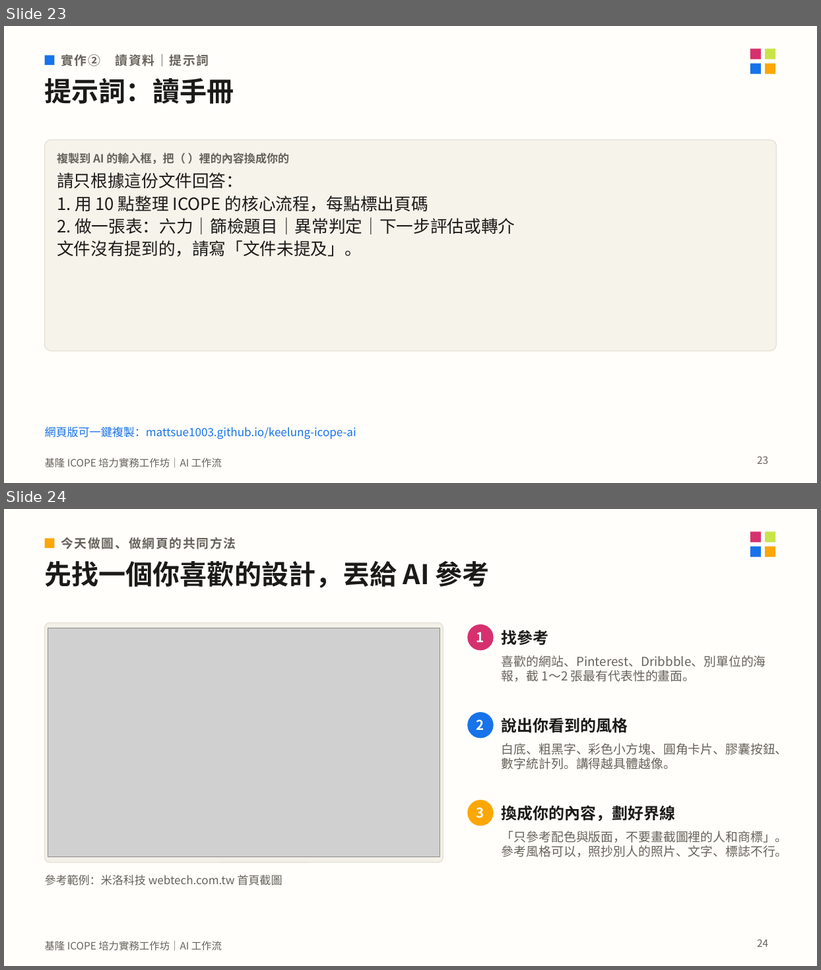
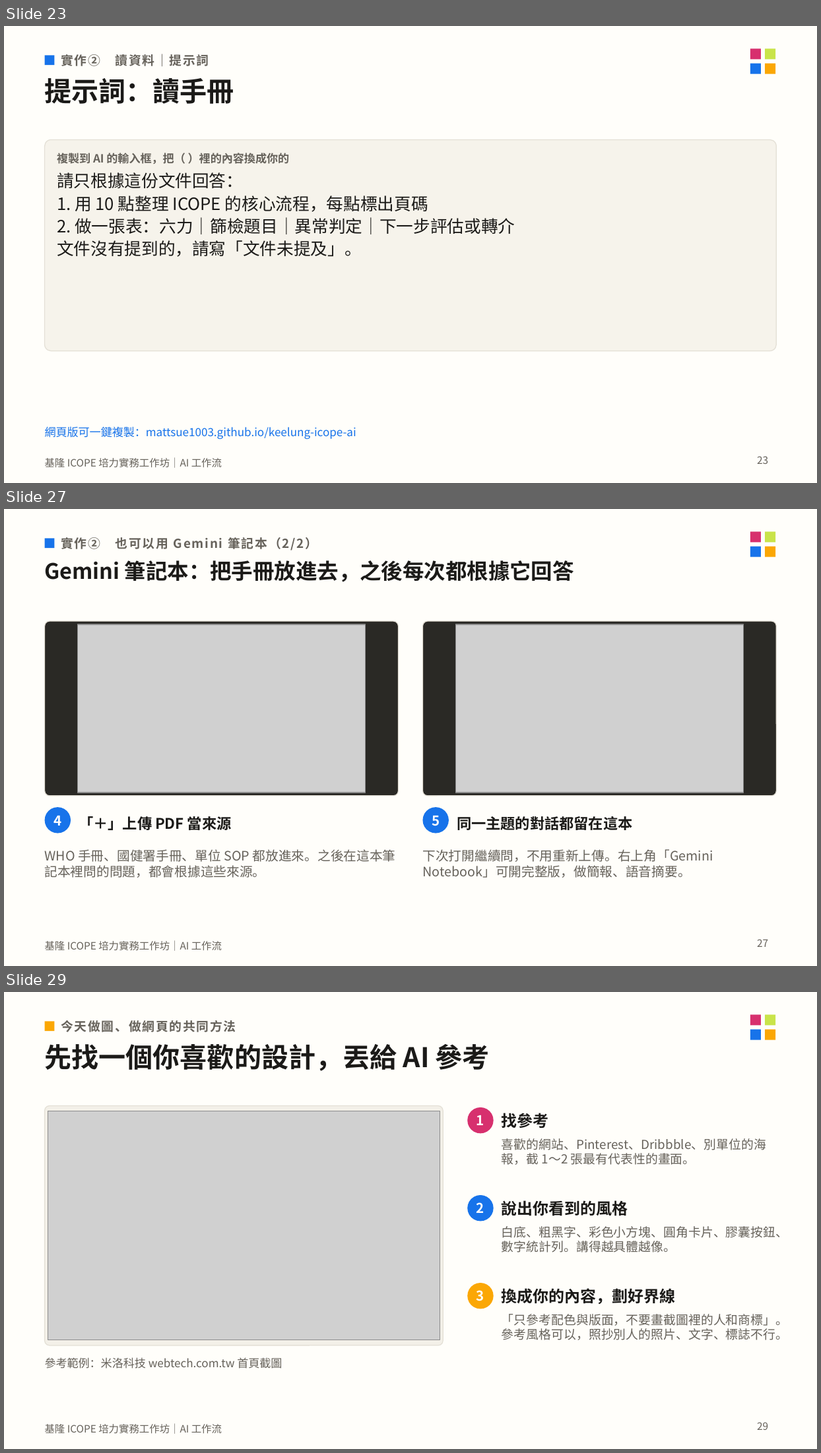
Before and after one commit to mattsue1003/keelung-icope-ai, a slide deck: 基隆ICOPE_AI工作坊_講義.pptx. Shown one above the other, each under a label of ours: slides 23 and 24 before the commit, slides 23, 27 and 29 after it; the slides between them are not shown. The pictures are 821x970 and 821x1453 pixels, drawn with LibreOffice and Linux fonts; fonts in the diff are those of the drawing; grey boxes stand for pictures. Boxes give left, top, right and bottom in pixels: in the first picture for what was removed or moved away, otherwise in the second. Text is boxed around its words. In the diff, an @@ line names an element or a change of style, - is before the commit and + after.

```diff
--- a/基隆ICOPE_AI工作坊_講義.pptx
+++ b/基隆ICOPE_AI工作坊_講義.pptx
@@ slide 27 added at [4, 509, 817, 966], background #FFFEFA; not listed: 5 template elements that a slide beside it also shows @@
@@ rectangle added at [45, 538, 54, 548], fill #1773EA @@
@@ text added at [61, 537, 318, 551], 11 pt, text #66625B, bold @@
+實作② 也可以用 Gemini 筆記本（2/2）
@@ text added at [45, 560, 574, 582], 19 pt, text #1B1A18, bold @@
+Gemini 筆記本：把手冊放進去，之後每次都根據它回答
@@ rounded rectangle added at [45, 621, 399, 796], fill #2A2925, outline #E4E0D6 0.75 pt @@
@@ picture added at [78, 625, 366, 793] @@
@@ rounded rectangle added at [422, 621, 776, 796], fill #2A2925, outline #E4E0D6 0.75 pt @@
@@ picture added at [456, 625, 744, 793] @@
@@ ellipse added at [45, 807, 71, 834], fill #1773EA @@
@@ text added at [54, 815, 61, 826], 12 pt, text #FFFFFF, bold @@
+4
@@ text added at [79, 817, 232, 830], 13 pt, text #1B1A18, bold @@
+「＋」上傳 PDF 當來源
@@ ellipse added at [422, 807, 449, 834], fill #1773EA @@
@@ text added at [432, 815, 440, 826], 12 pt, text #FFFFFF, bold @@
+5
@@ text added at [457, 817, 632, 830], 13 pt, text #1B1A18, bold @@
+同一主題的對話都留在這本
@@ text added at [45, 850, 396, 878], 11.5 pt, text #66625B @@
+WHO 手冊、國健署手冊、單位 SOP 都放進來。之後在這本筆記本裡問的問題，都會根據這些來源。
@@ text added at [422, 850, 713, 878], 11.5 pt, text #66625B @@
+下次打開繼續問，不用重新上傳。右上角「Gemini Notebook」可開完整版，做簡報、語音摘要。
@@ page number added at [757, 939, 768, 947], 9 pt, text #66625B @@
+27
@@ what was slide 24 is now slide 29 @@
@@ page number at [757, 1422, 768, 1430]: text changed @@
-24
+29
```
Also in this commit, not shown: 3 slides changed, 7 other slides added, 1 slide removed, 26 other files.
